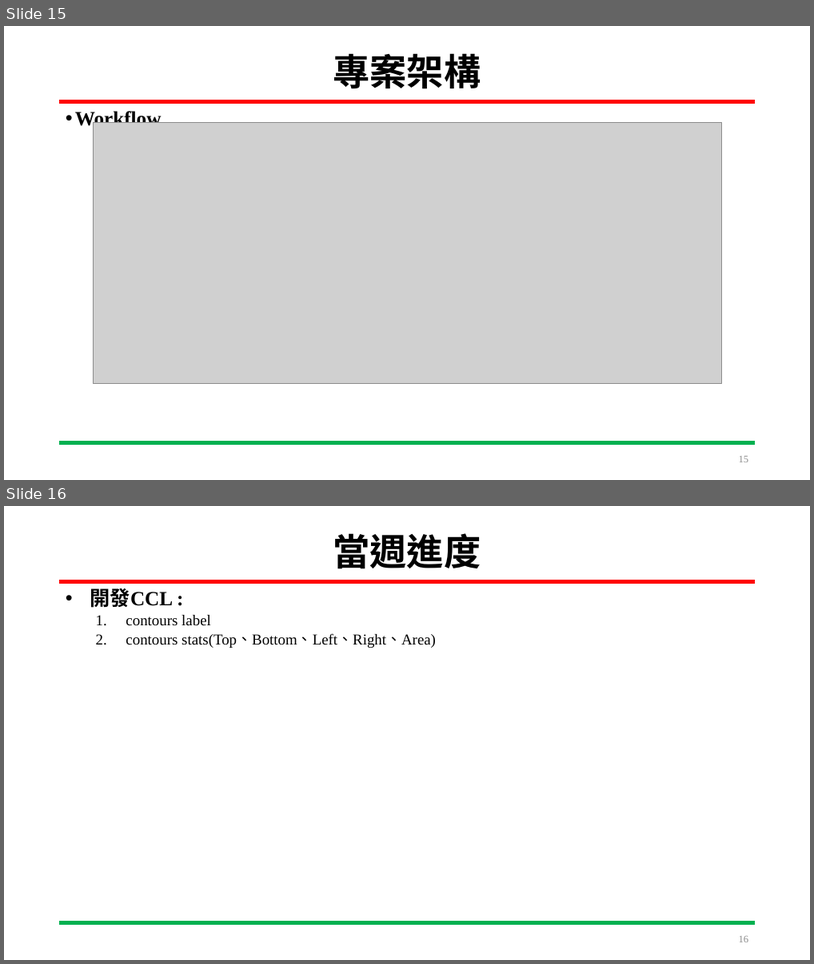
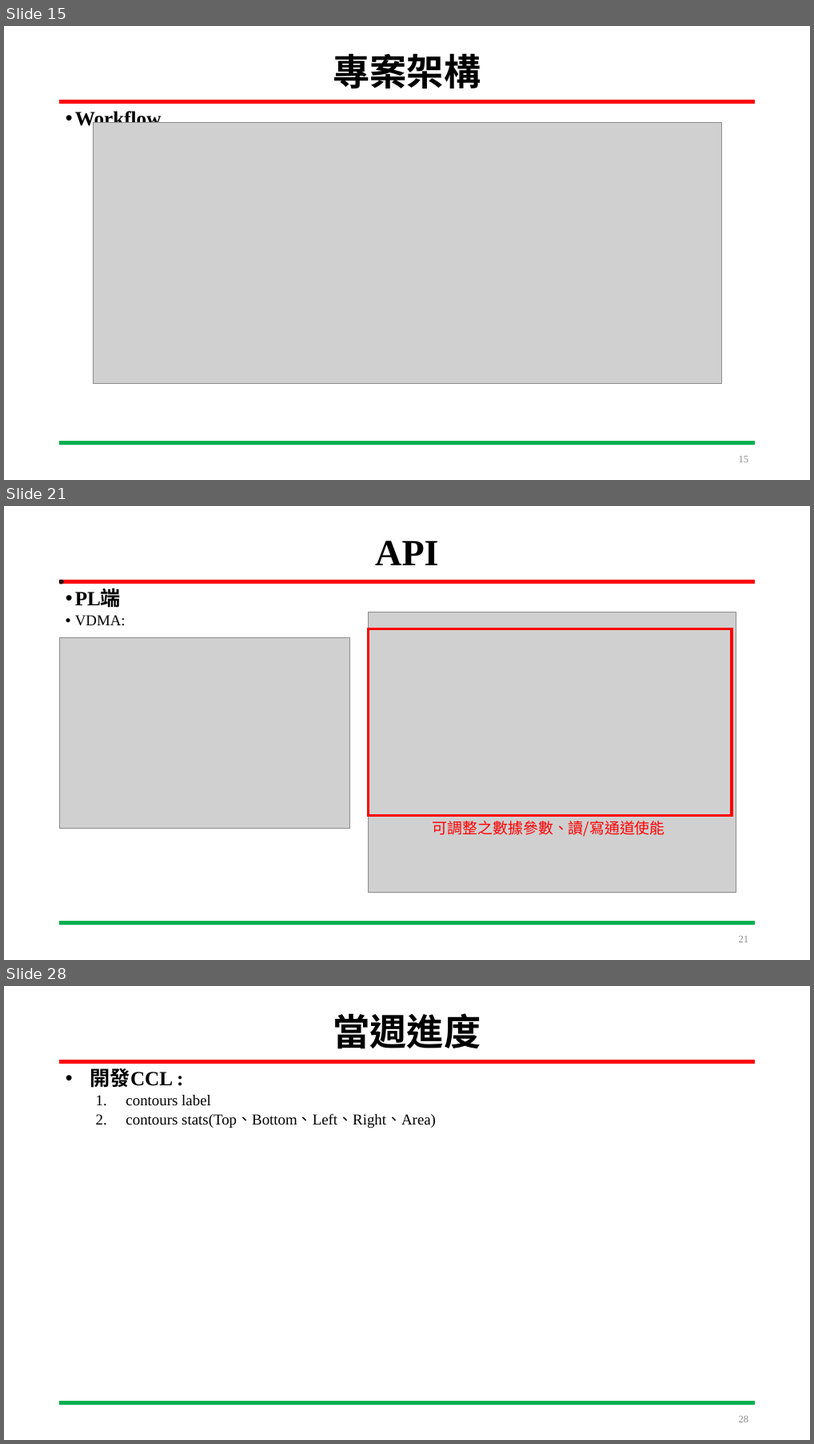
Before and after one commit to HOURFA/SoC_course, a slide deck: final_project/N03-DevelopmentLog/SoC_Final_project.pptx. Shown one above the other, each under a label of ours: slides 15 and 16 before the commit, slides 15, 21 and 28 after it; the slides between them are not shown. The pictures are 814x964 and 814x1444 pixels, drawn with LibreOffice and Linux fonts; fonts in the diff are those of the drawing; grey boxes stand for pictures. Boxes give left, top, right and bottom in pixels: in the first picture for what was removed or moved away, otherwise in the second. Text is boxed around its words. In the diff, an @@ line names an element or a change of style, - is before the commit and + after.

```diff
--- a/final_project/N03-DevelopmentLog/SoC_Final_project.pptx
+++ b/final_project/N03-DevelopmentLog/SoC_Final_project.pptx
@@ slide 21 added at <box>4,506,810,960</box>, background #FFFFFF; not listed: 2 template elements that a slide beside it also shows @@
@@ title added at <box>375,540,439,565</box>, 44 pt, text #000000, bold @@
+API
@@ donut added at <box>60,580,63,584</box>, fill #FF0000, outline #000000 1 pt @@
@@ text added at <box>75,589,126,626</box>, 18 pt, text #000000 @@
+• PL端
+• VDMA:
@@ picture added at <box>369,612,737,892</box> @@
@@ picture added at <box>60,637,350,828</box> @@
@@ rectangle added at <box>369,629,732,816</box>, outline #FF0000 3 pt @@
@@ text added at <box>433,820,666,836</box>, 18 pt, text #FF0000 @@
+可調整之數據參數、讀/寫通道使能
@@ page number added at <box>739,936,750,942</box>, 12 pt, text #8C8C8C @@
+21
@@ what was slide 16 is now slide 28 @@
@@ page number at <box>739,1416,750,1422</box>: text changed @@
-16
+28
```
Also in this commit, not shown: 7 slides changed, 12 other slides added.
